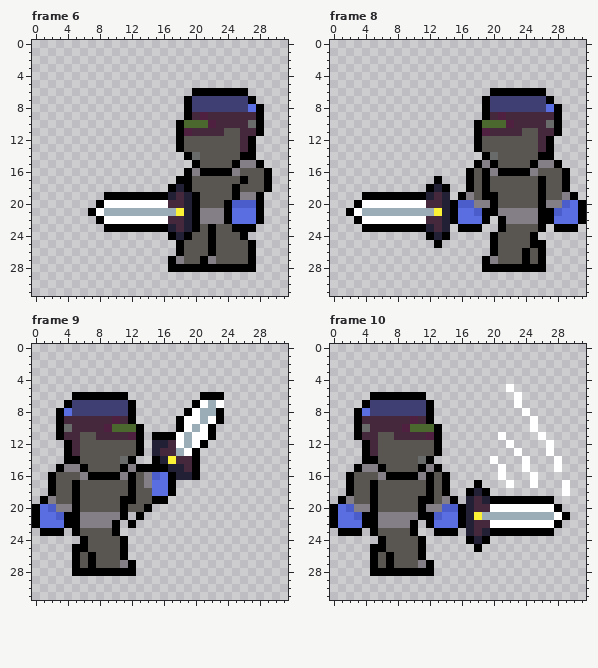
One commit to this pixel-art file: assets/raw/character.ase. The first picture shows the starting point.
32x32 pixels, 12 frames. Shown: frame 6, frame 8, frame 9, frame 10. The commit also changed other frames, which this record leaves out.
New version:
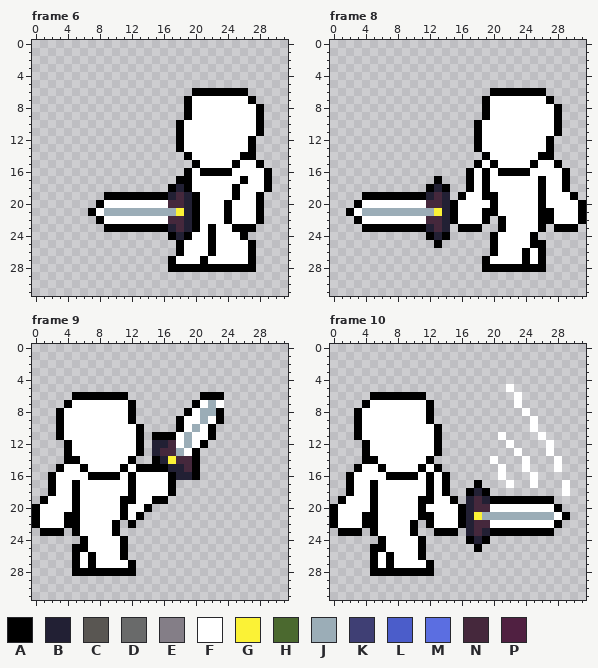
Palette (. is transparent): A #000000  B #222034  C #595652  D #696a6a  E #847e87  F #ffffff  G #fbf236  H #4b692f  J #9badb7  K #3f3f74  L #4b5dca  M #5b6ee1  N #45283c  P #502041
Edits made:
layer "hit" now shown
layer "base_melee" now hidden
--- frame 6
@@ x 16..30 @@
  6 ....AAAAAAA....
- 7 ...AKKKKKKKA...
- 8 ...AKKKKKKKMA..
- 9 ...ANPNNNNNNA..
-10 ..AHHHPNNNNDA..
-11 ..APNNNNCCNNA..
-12 ..ACCCCCCCNA...
-13 ..ACCCCCCCNA...
-14 ...ADCCCCCAA...
-15 ....ACCCCAEEA..
-16 ...AEAAAAECCCA.
-17 ..AACCCCCCACCA.
-18 .ABACCCCCACCCA.
-19 ABNBACCCCAEEA..
-20 FNNBACCCALLLA..
-21 JJGBAEEEAMMMA..
-22 FNNBAEEEAMMMA..
-23 ABNBACACCAAA...
-24 .ABACCACCCA....
-25 ..ACCCACCCCA...
-26 ..ACCCACCCCA...
-27 .AECCAECCCCA...
+ 7 ...AFFFFFFFA...
+ 8 ...AFFFFFFFFA..
+ 9 ...AFFFFFFFFA..
+10 ..AFFFFFFFFFA..
+11 ..AFFFFFFFFFA..
+12 ..AFFFFFFFFA...
+13 ..AFFFFFFFFA...
+14 ...AFFFFFFAA...
+15 ....AFFFFAFFA..
+16 ...AFAAAAFFFFA.
+17 ..AAFFFFFFAFFA.
+18 .ABAFFFFFAFFFA.
+19 ABNBAFFFFAFFA..
+20 FNNBAFFFAFFFA..
+21 JJGBAFFFAFFFA..
+22 FNNBAFFFAFFFA..
+23 ABNBAFAFFAAA...
+24 .ABAFFAFFFA....
+25 ..AFFFAFFFFA...
+26 ..AFFFAFFFFA...
+27 .AFFFAFFFFFA...
 28 .AAAAAAAAAAA...
--- frame 8
@@ x 14..31 @@
  6 ......AAAAAAA.....
- 7 .....AKKKKKKKA....
- 8 .....AKKKKKKKMA...
- 9 .....ANPNNNNNNA...
-10 ....AHHHPNNNNDA...
-11 ....APNNNNCCNNA...
-12 ....ACCCCCCCNA....
-13 ....ACCCCCCCNA....
-14 .....ADCCCCCAA....
-15 ....AEACCCCAEEA...
-16 ...ACAEAAAAECCCA..
-17 ...ACACCCCCCACCA..
-18 A..ACACCCCCCACCA..
-19 B.AECAACCCCCACCEA.
-20 BALLEEACCCCCAEELMA
-21 BAMMLAAEEEEEAALMMA
-22 BAMMMA.AEEEEAAMMMA
-23 B.AAA..ACCCCA.AAA.
-24 A.....ACCCCA......
-25 ......ACCCCAA.....
-26 ......ACCCACA.....
-27 .....AECCCACA.....
+ 7 .....AFFFFFFFA....
+ 8 .....AFFFFFFFFA...
+ 9 .....AFFFFFFFFA...
+10 ....AFFFFFFFFFA...
+11 ....AFFFFFFFFFA...
+12 ....AFFFFFFFFA....
+13 ....AFFFFFFFFA....
+14 .....AFFFFFFAA....
+15 ....AFAFFFFAFFA...
+16 ...AFAFAAAAFFFFA..
+17 ...AFAFFFFFFAFFA..
+18 A..AFAFFFFFFAFFA..
+19 B.AFFAAFFFFFAFFFA.
+20 BAFFFFAFFFFFAFFFFA
+21 BAFFFAAFFFFFAAFFFA
+22 BAFFFA.AFFFFAAFFFA
+23 B.AAA..AFFFFA.AAA.
+24 A.....AFFFFA......
+25 ......AFFFFAA.....
+26 ......AFFFAFA.....
+27 .....AFFFFAFA.....
 28 .....AAAAAAAA.....
--- frame 9
@@ x 0..18 @@
  6 .....AAAAAAA.......
- 7 ....AKKKKKKKA......
- 8 ...AMKKKKKKKA......
- 9 ...ANNNNNNPNA.....A
-10 ...ADNNNNPHHHA....A
-11 ...ANNCCNNNNPA.AAAF
-12 ....ANCCCCCCCA.BBNF
-13 ....ANCCCCCCCA.BNNJ
-14 ....AACCCCCDA..ABGN
-15 ...AEEACCCCAEAAAABB
-16 ..ACCCEAAAAEACELMAB
-17 ..ACCACCCCCCACEMMA.
-18 ..ACCACCCCCCACCMMA.
-19 .AECCACCCCCAACCAA..
-20 AMLEEACCCCCACCA....
-21 AMMLAAEEEEEA.A.....
-22 AMMMAAEEEEA.A......
-23 .AAA.ACCCCA........
-24 ......ACCCCA.......
-25 .....AACCCCA.......
-26 .....ACACCCA.......
-27 .....ACACCCEA......
+ 7 ....AFFFFFFFA......
+ 8 ...AFFFFFFFFA......
+ 9 ...AFFFFFFFFA.....A
+10 ...AFFFFFFFFFA....A
+11 ...AFFFFFFFFFA.AAAF
+12 ....AFFFFFFFFA.BBNF
+13 ....AFFFFFFFFA.BNNJ
+14 ....AAFFFFFFA..ABGN
+15 ...AFFAFFFFAFAAAABB
+16 ..AFFFFAAAAFAFFFFAB
+17 ..AFFAFFFFFFAFFFFA.
+18 ..AFFAFFFFFFAFFFFA.
+19 .AFFFAFFFFFAAFFAA..
+20 AFFFFAFFFFFAFFA....
+21 AFFFAAFFFFFAFA.....
+22 AFFFAAFFFFA.A......
+23 .AAA.AFFFFA........
+24 ......AFFFFA.......
+25 .....AAFFFFA.......
+26 .....AFAFFFA.......
+27 .....AFAFFFFA......
 28 .....AAAAAAAA......
--- frame 10
@@ x 0..17 @@
  6 .....AAAAAAA......
- 7 ....AKKKKKKKA.....
- 8 ...AMKKKKKKKA.....
- 9 ...ANNNNNNPNA.....
-10 ...ADNNNNPHHHA....
-11 ...ANNCCNNNNPA....
-12 ....ANCCCCCCCA....
-13 ....ANCCCCCCCA....
-14 ....AACCCCCDA.....
-15 ...AEEACCCCAEA....
-16 ..ACCCEAAAAEACA...
-17 ..ACCACCCCCCACA...
-18 ..ACCACCCCCCACA..A
-19 .AECCACCCCCAACEA.B
-20 AMLEEACCCCCAEELLAB
-21 AMMLAAEEEEEAALMMAB
-22 AMMMAAEEEEA.AMMMAB
-23 .AAA.ACCCCA..AAA.B
-24 ......ACCCCA.....A
-25 .....AACCCCA......
-26 .....ACACCCA......
-27 .....ACACCCEA.....
+ 7 ....AFFFFFFFA.....
+ 8 ...AFFFFFFFFA.....
+ 9 ...AFFFFFFFFA.....
+10 ...AFFFFFFFFFA....
+11 ...AFFFFFFFFFA....
+12 ....AFFFFFFFFA....
+13 ....AFFFFFFFFA....
+14 ....AAFFFFFFA.....
+15 ...AFFAFFFFAFA....
+16 ..AFFFFAAAAFAFA...
+17 ..AFFAFFFFFFAFA...
+18 ..AFFAFFFFFFAFA..A
+19 .AFFFAFFFFFAAFFA.B
+20 AFFFFAFFFFFAFFFFAB
+21 AFFFAAFFFFFAAFFFAB
+22 AFFFAAFFFFA.AFFFAB
+23 .AAA.AFFFFA..AAA.B
+24 ......AFFFFA.....A
+25 .....AAFFFFA......
+26 .....AFAFFFA......
+27 .....AFAFFFFA.....
 28 .....AAAAAAAA.....
Boxes around the changes in both pictures, in picture pixels (x1, y1, x2, y2):
changed: (176, 96, 264, 264)
changed: (458, 96, 578, 264)
changed: (40, 400, 168, 568)
changed: (338, 400, 458, 568)
